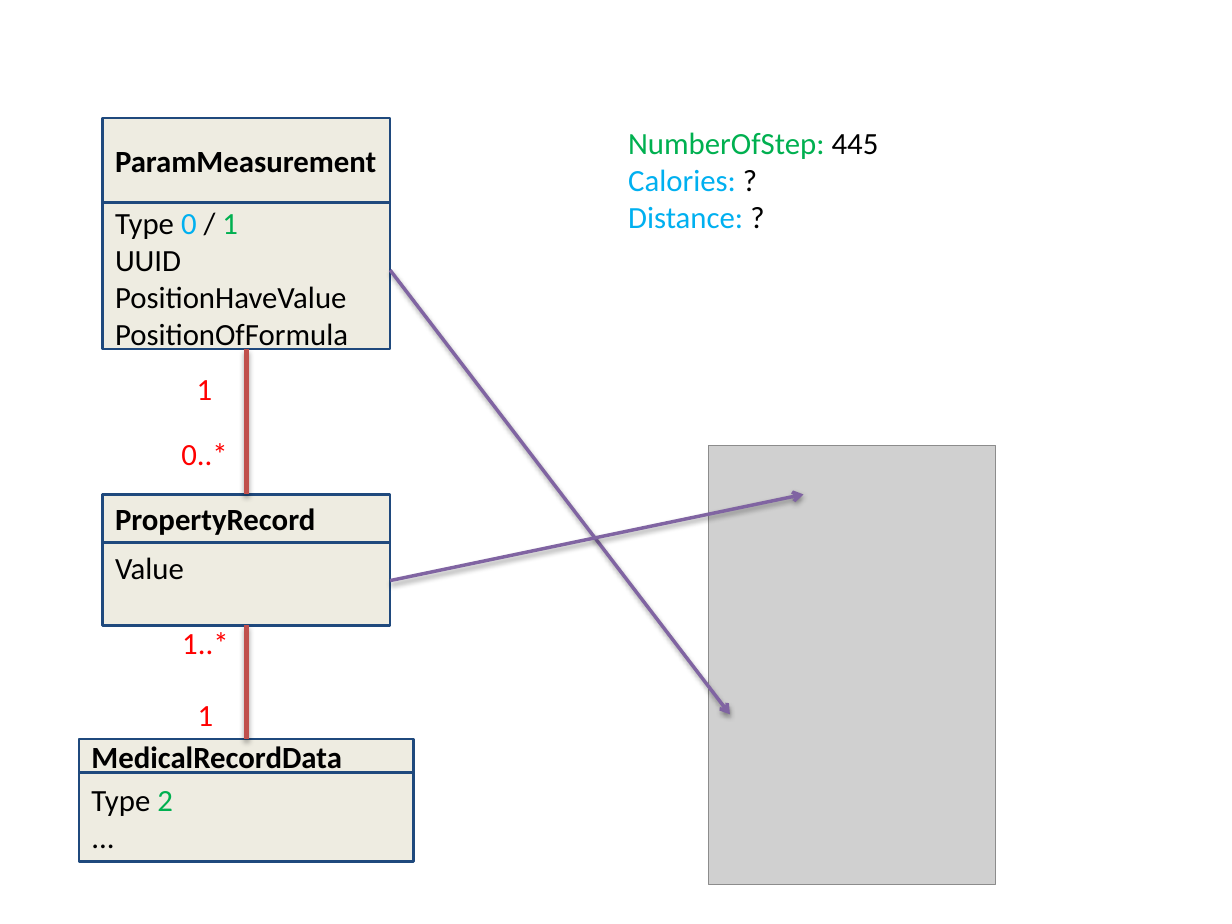
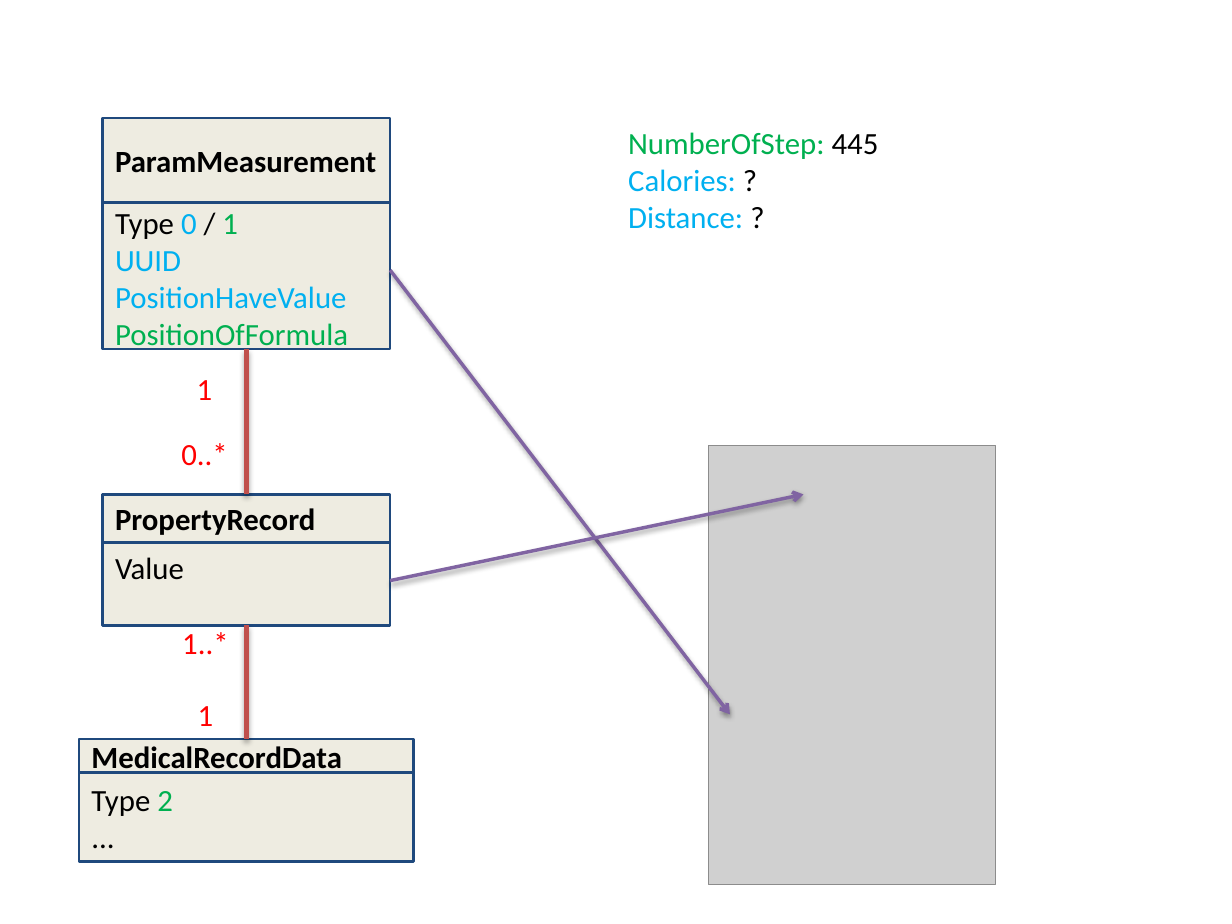
Before and after one commit to quantdse60878/HSTS, a slide deck: slide 4 of docs/Temperature Presentation/Quy/SetupDevice/ReadDataFromWristband.pptx (slide 3 before the commit). Drawn at 1232x924 pixels with LibreOffice and Linux fonts; fonts in the diff are those of the drawing; grey boxes stand for pictures. Boxes give left, top, right and bottom in pixels: in the first picture for what was removed or moved away, otherwise in the second. Text is boxed around its words. In the diff, an @@ line names an element or a change of style, - is before the commit and + after.

```diff
--- a/docs/Temperature Presentation/Quy/SetupDevice/ReadDataFromWristband.pptx
+++ b/docs/Temperature Presentation/Quy/SetupDevice/ReadDataFromWristband.pptx
@@ text in rectangle at [115,251,348,353]: text colour #000000 to #00B0F0 in "UUID", "PositionHaveValue"; text colour #000000 to #00B050 in "PositionOfFormula" @@
```
Also in this commit, not shown: 1 slide added.
